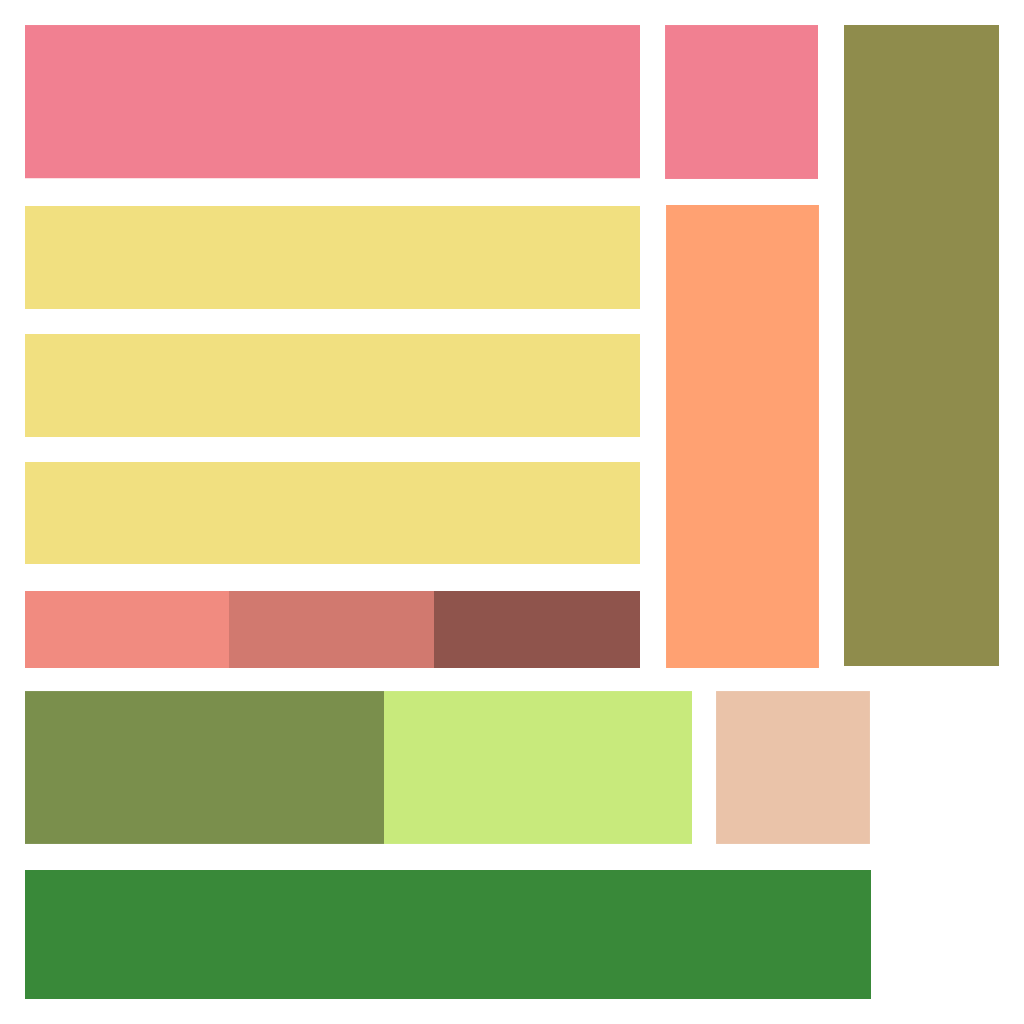
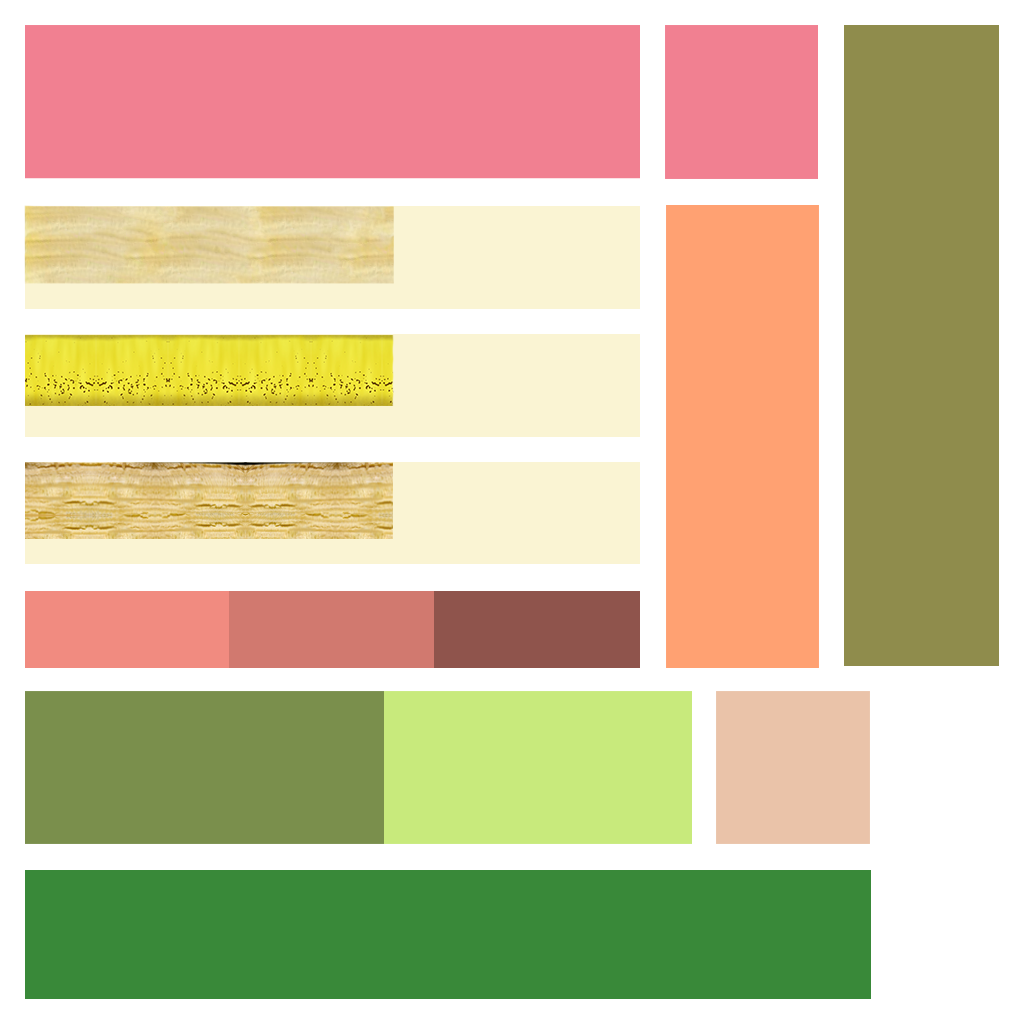
Comparing the layer stacks of the two (1024, 1024) images. Changes:
added layer "banane_texture" above "Banane" over left=24, top=205, right=395, bottom=539
"Banane": opacity 100% → 35% over left=25, top=206, right=640, bottom=564
